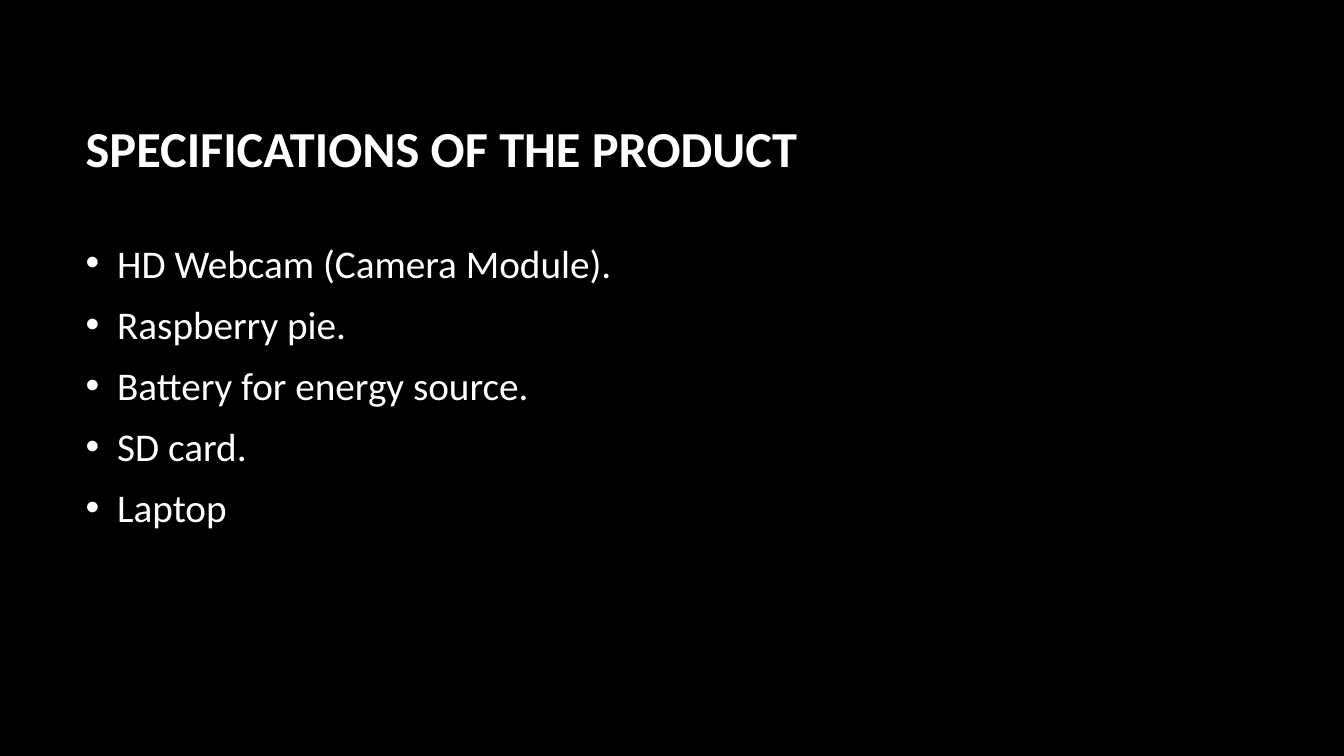
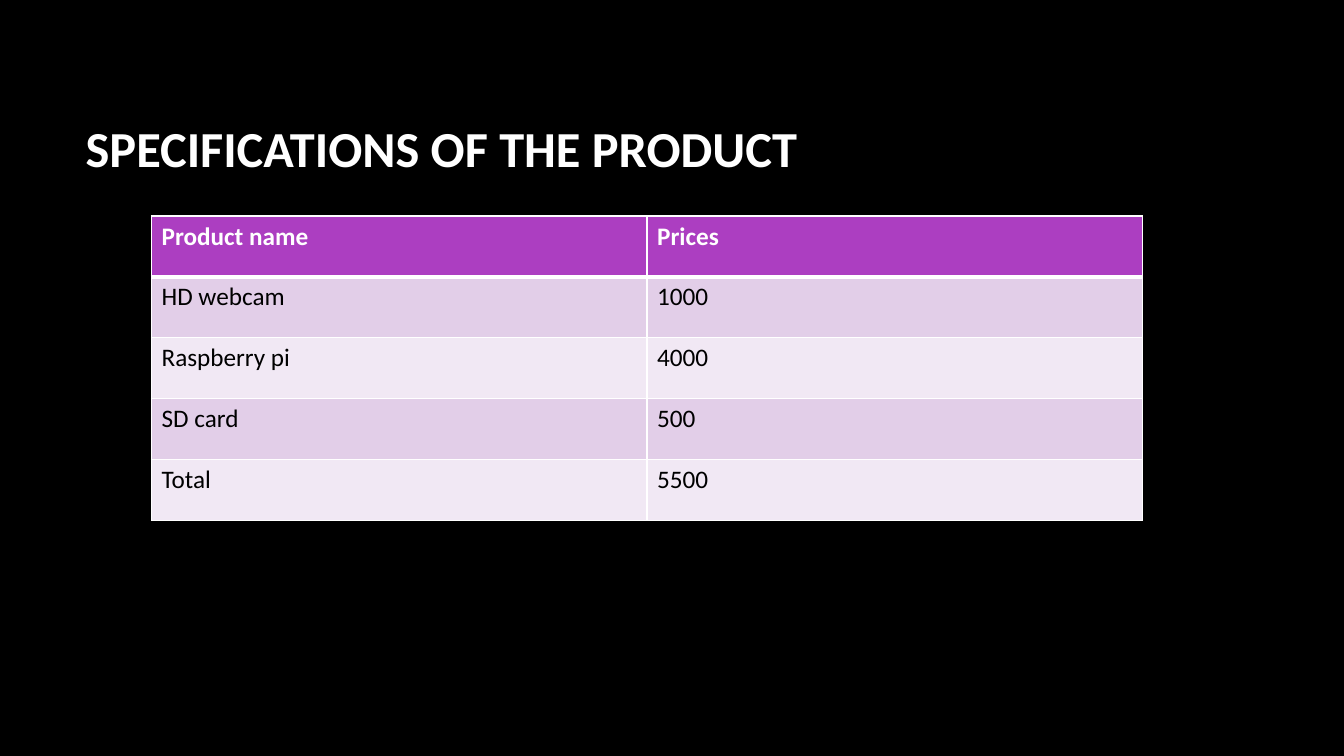
Before and after one commit to kmhmubin/Face-Recognition-Attendance-System, a slide deck: slide 7 of Document Metarial/FRAS Final.pptx (slide 6 before the commit). Drawn at 1344x756 pixels with LibreOffice and Linux fonts; fonts in the diff are those of the drawing; background and template pictures are left out. Boxes give left, top, right and bottom in pixels: in the first picture for what was removed or moved away, otherwise in the second. Text is boxed around its words. In the diff, an @@ line names an element or a change of style, - is before the commit and + after.

```diff
--- a/Document Metarial/FRAS Final.pptx
+++ b/Document Metarial/FRAS Final.pptx
@@ table added at [151, 216, 1143, 520], 5 rows, 2 columns @@
+Product name | Prices
+HD webcam | 1000
+Raspberry pi | 4000
+SD card | 500
+Total | 5500
@@ text removed at [117, 249, 611, 529] @@
-• HD Webcam (Camera Module).
-• Raspberry pie.
-• Battery for energy source.
-• SD card.
-• Laptop
```
Also in this commit, not shown: 1 slide added, 1 other file.
